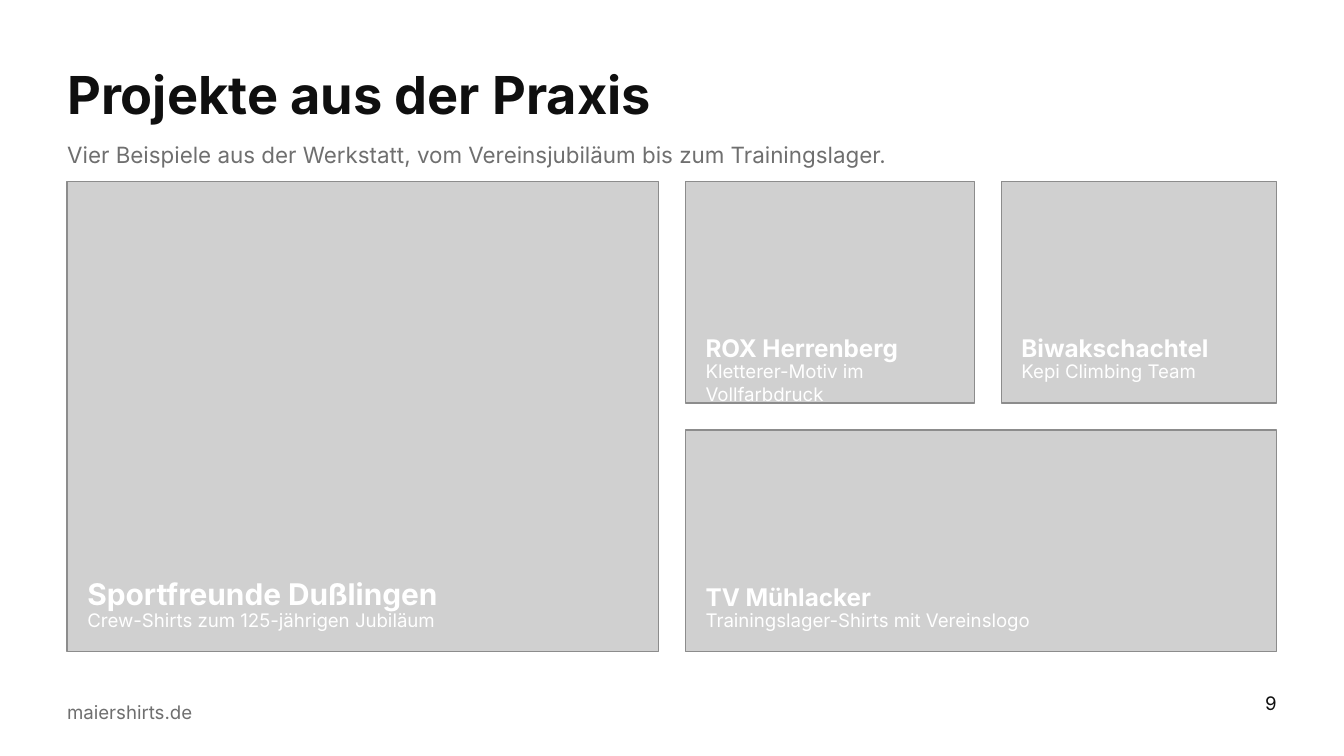
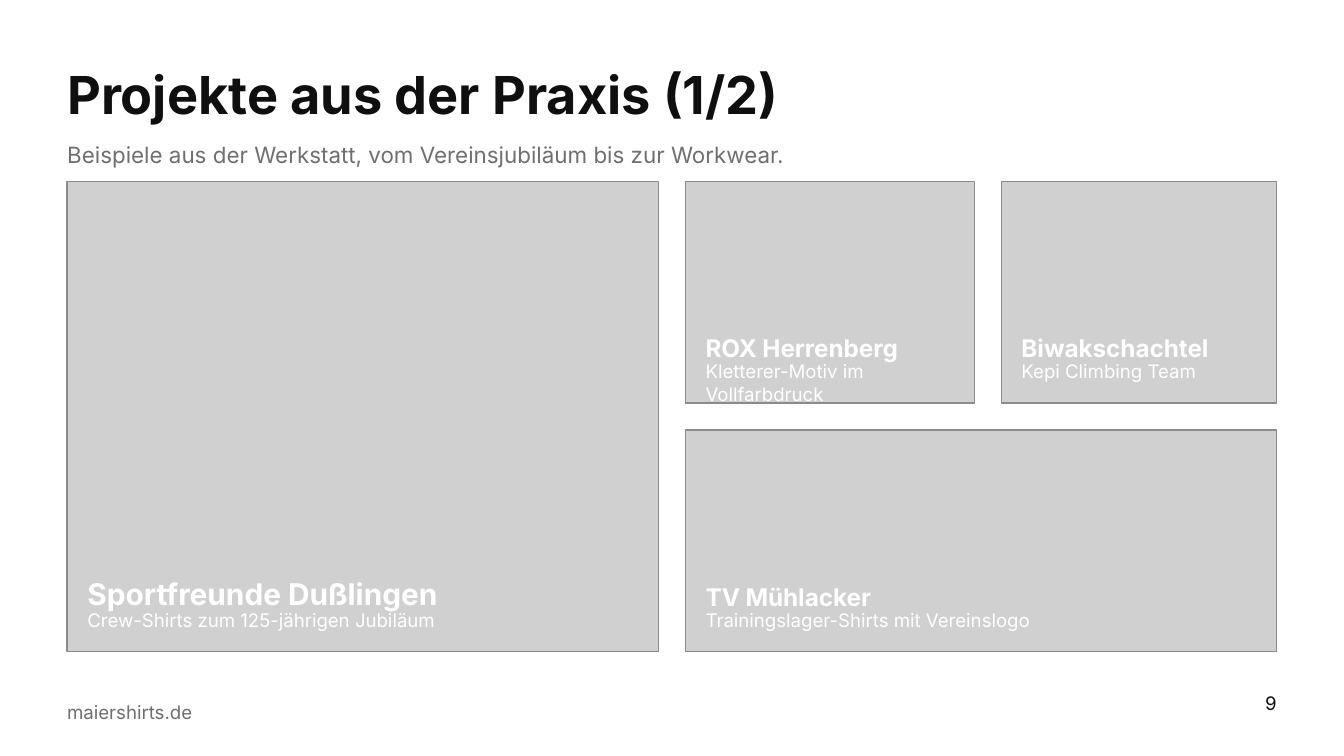
Before and after one commit to sm6161-eng/lexware-angebot-tool, a slide deck: slide 9 of presentation/dist/Maiershirts_Master.potx. Drawn at 1344x756 pixels with LibreOffice and Linux fonts; fonts in the diff are those of the drawing; grey boxes stand for pictures; background and template pictures are left out. Boxes give left, top, right and bottom in pixels: in the first picture for what was removed or moved away, otherwise in the second. Text is boxed around its words. In the diff, an @@ line names an element or a change of style, - is before the commit and + after.

```diff
--- a/presentation/dist/Maiershirts_Master.potx
+++ b/presentation/dist/Maiershirts_Master.potx
@@ title at bbox=[67, 71, 778, 125]: text changed @@
-Projekte aus der Praxis
+Projekte aus der Praxis (1/2)
@@ text at bbox=[67, 146, 784, 168]: text changed @@
-Vier Beispiele aus der Werkstatt, vom Vereinsjubiläum bis zum Trainingslager.
+Beispiele aus der Werkstatt, vom Vereinsjubiläum bis zur Workwear.
```
Also in this commit, not shown: 2 other slides changed, 1 slide added, 10 other files.
